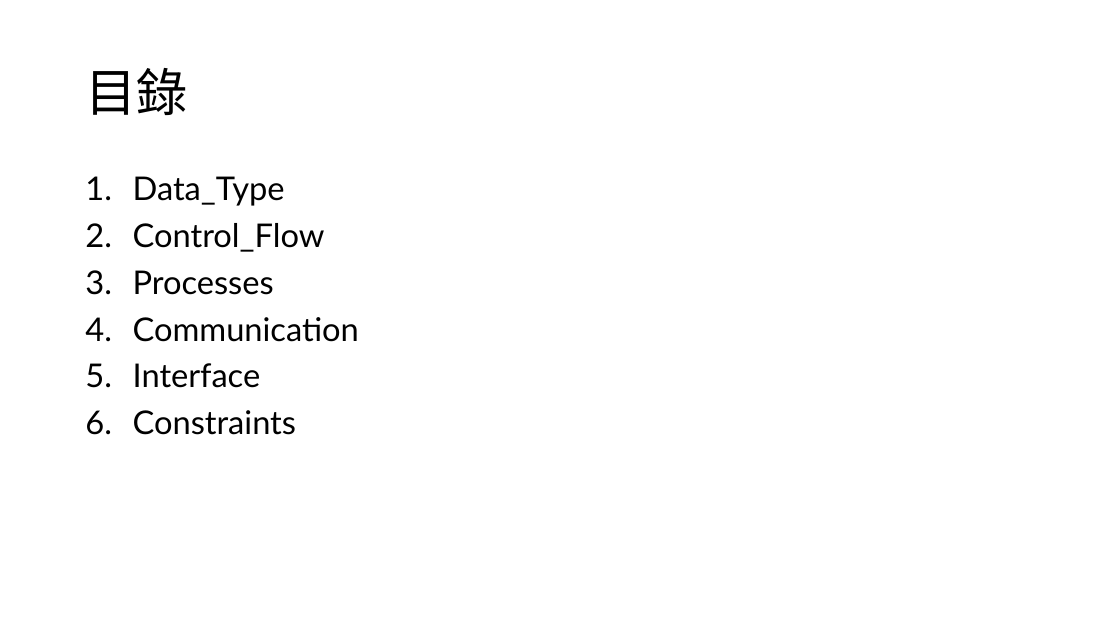
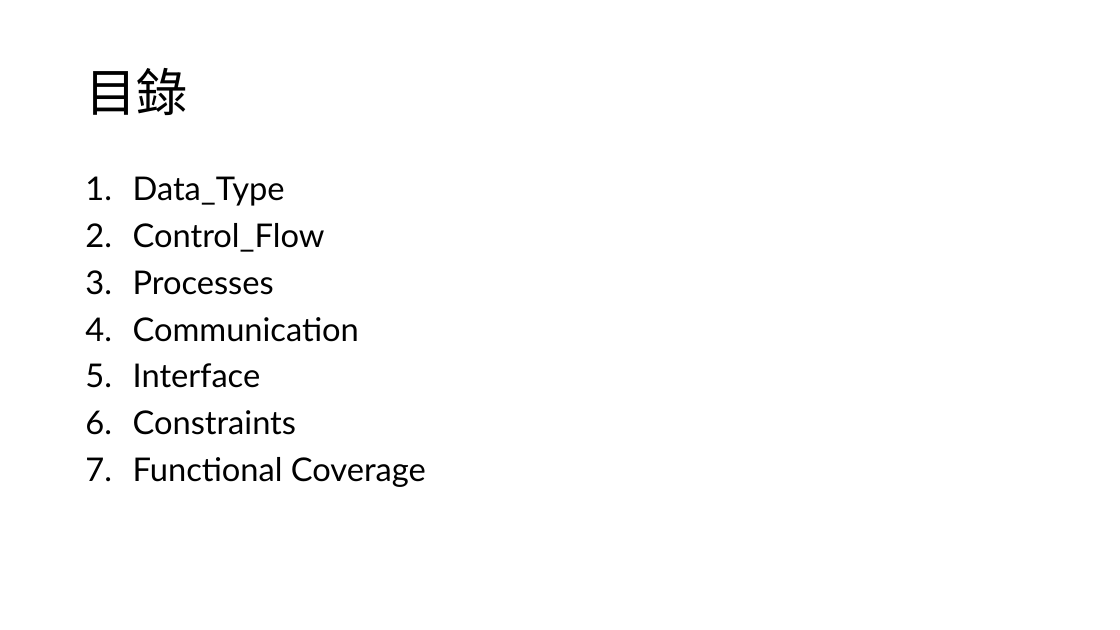
Before and after one commit to s9001055/DV_learning, a slide deck: slide 2 of systemverilog/SystemVerilog_語法學習.pptx. Drawn at 1120x630 pixels with LibreOffice and Linux fonts; fonts in the diff are those of the drawing. Boxes give left, top, right and bottom in pixels: in the first picture for what was removed or moved away, otherwise in the second. Text is boxed around its words. In the diff, an @@ line names an element or a change of style, - is before the commit and + after.

```diff
--- a/systemverilog/SystemVerilog_語法學習.pptx
+++ b/systemverilog/SystemVerilog_語法學習.pptx
@@ text at box(133, 457, 426, 487): paragraph added @@
+7. Functional Coverage
```
Also in this commit, not shown: 1 other slide changed, 14 slides added, 2 other files.
